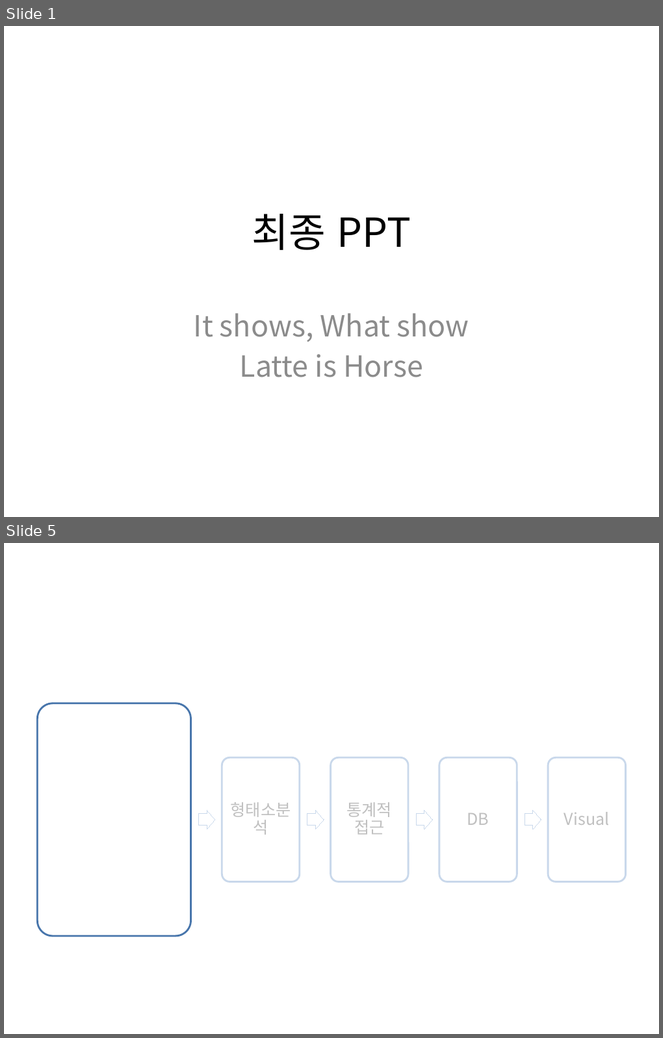
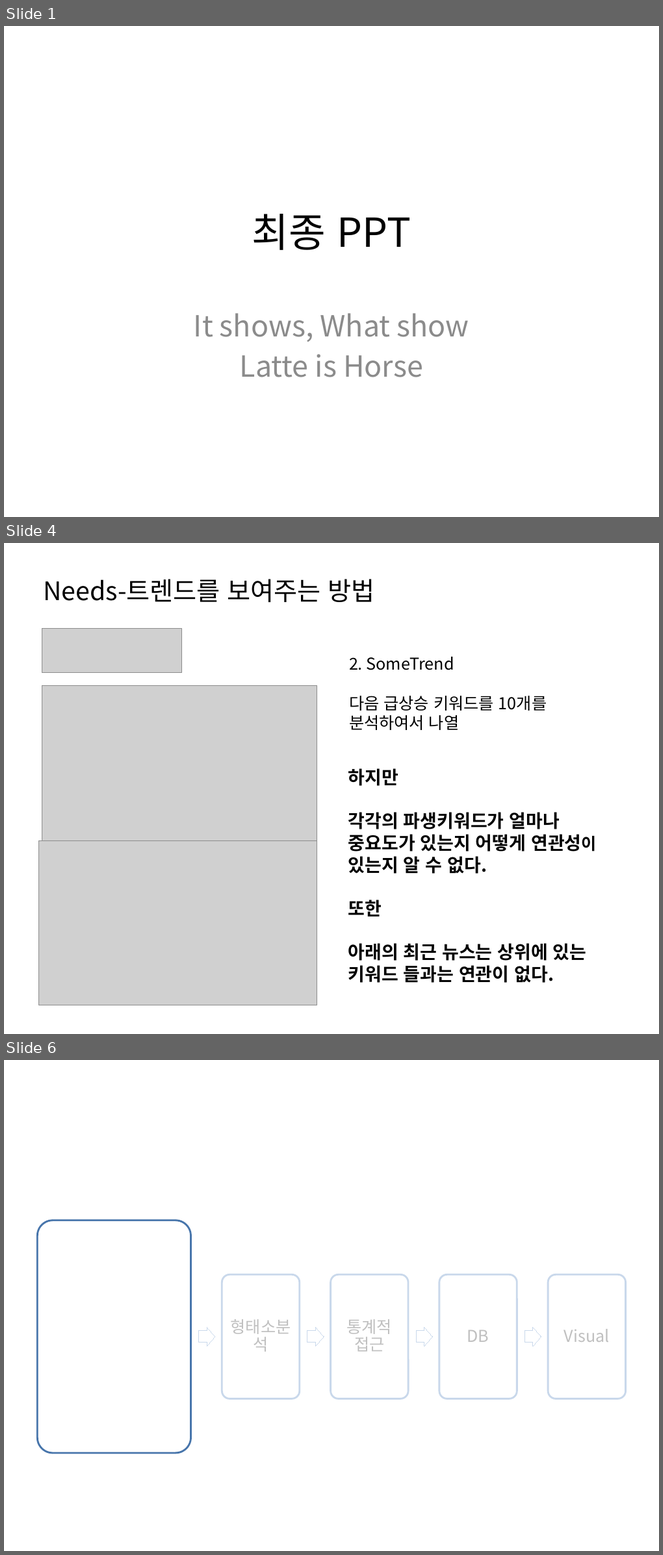
Before and after one commit to HaYongdae/issuewhatshow, a slide deck: doc/최종 PPT.pptx. Shown one above the other, each under a label of ours: slides 1 and 5 before the commit, slides 1, 4 and 6 after it; the slides between them are not shown. The pictures are 663x1038 and 663x1555 pixels, drawn with LibreOffice and Linux fonts; fonts in the diff are those of the drawing; grey boxes stand for pictures. Boxes give left, top, right and bottom in pixels: in the first picture for what was removed or moved away, otherwise in the second. Text is boxed around its words. In the diff, an @@ line names an element or a change of style, - is before the commit and + after.

```diff
--- a/doc/최종 PPT.pptx
+++ b/doc/최종 PPT.pptx
@@ slide 4 added at bbox=[4, 543, 659, 1034], background #FFFFFF @@
@@ title added at bbox=[43, 579, 375, 602], 28 pt, text #000000 @@
+Needs-트렌드를 보여주는 방법
@@ picture added at bbox=[42, 629, 182, 674] @@
@@ text added at bbox=[349, 657, 547, 730], 18 pt, text #000000 @@
+2. SomeTrend
+다음 급상승 키워드를 10개를
+분석하여서 나열
@@ picture added at bbox=[42, 686, 317, 841] @@
@@ text added at bbox=[348, 769, 597, 983], 20 pt, text #000000, bold @@
+하지만
+각각의 파생키워드가 얼마나
+중요도가 있는지 어떻게 연관성이 있는지 알 수 없다.
+또한
+아래의 최근 뉴스는 상위에 있는 키워드 들과는 연관이 없다.
@@ picture added at bbox=[38, 841, 317, 1006] @@
@@ what was slide 5 is now slide 6 @@
```
Also in this commit, not shown: 4 slides changed, 15 other slides added, 3 slides removed.
